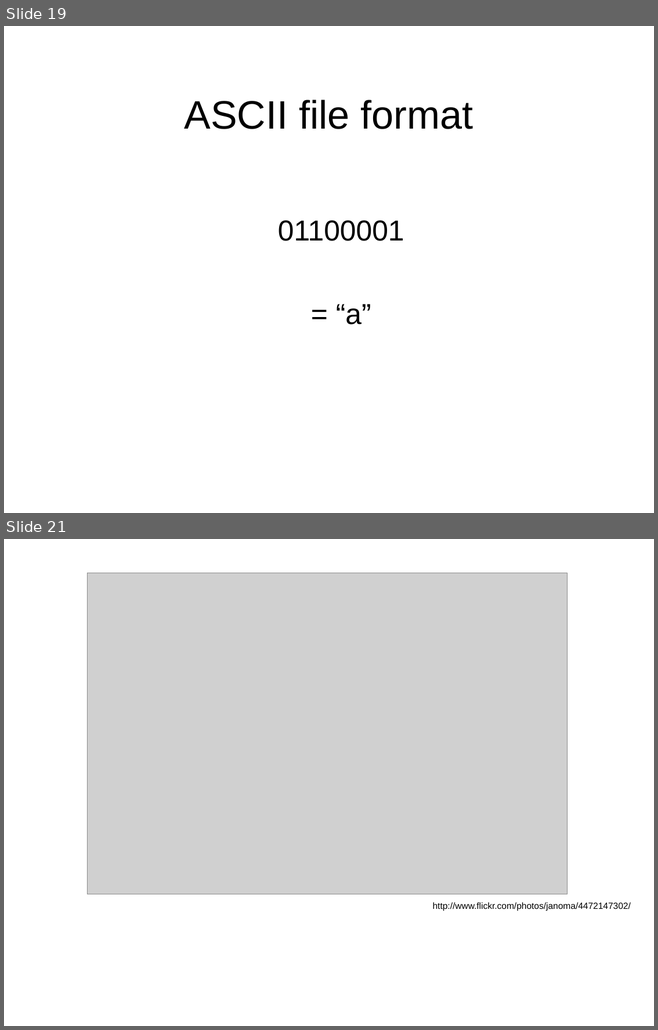
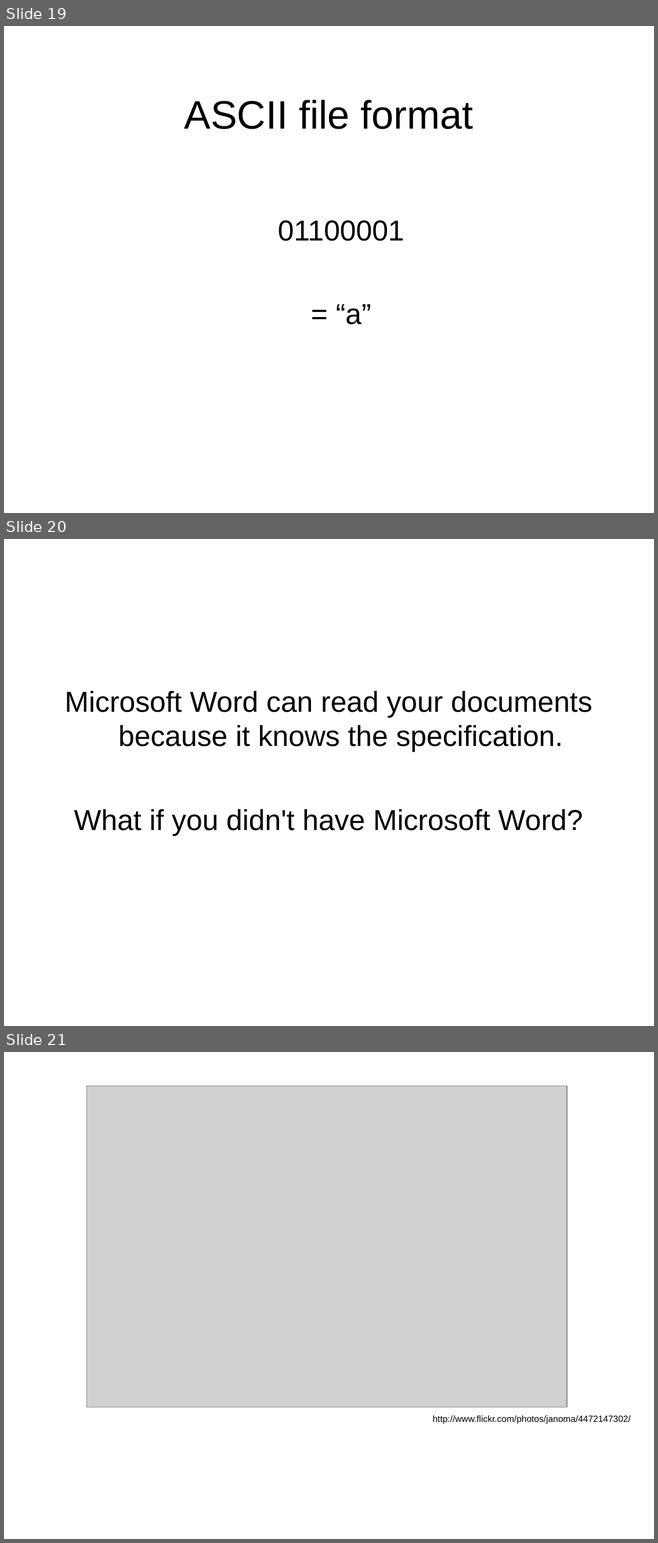
Before and after one commit to toneill/naa, a slide deck: doco/digital-preservation-chris-smart.odp. Shown one above the other, each under a label of ours: slides 19 and 21 before the commit, slides 19, 20 and 21 after it; the slides between them are not shown. The pictures are 658x1030 and 658x1543 pixels, drawn with LibreOffice and Linux fonts; fonts in the diff are those of the drawing; grey boxes stand for pictures; background and template pictures are left out. Boxes give left, top, right and bottom in pixels: in the first picture for what was removed or moved away, otherwise in the second. Text is boxed around its words. In the diff, an @@ line names an element or a change of style, - is before the commit and + after.

Commit message:
Finalise presso.

```diff
--- a/doco/digital-preservation-chris-smart.odp
+++ b/doco/digital-preservation-chris-smart.odp
@@ slide 20 added at (x1=4, y1=539, x2=654, y2=1026), background picture (left out) @@
@@ text added at (x1=65, y1=691, x2=592, y2=836), 32 pt, text #000000 @@
+Microsoft Word can read your documents because it knows the specification.
+What if you didn't have Microsoft Word?
```
